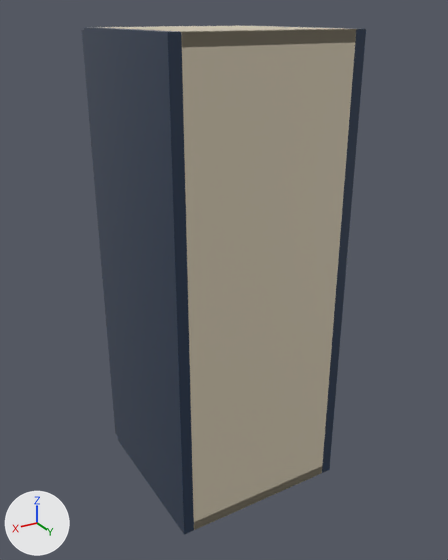
One commit to the glTF model storefront/public/cabinet-inventory/models/oppein-ply-bss-w1230.glb: the scene before it, then after it.
Before and after are seen from a 50 mm camera at (0.645, 0.692, 0.782) aimed at (0.145, -0.14, 0.365). Every picture has the same lights, and +X, +Y and +Z are marked at lower left. The older version comes first. Where no turn or scale is listed for an object, it has been applied to the vertices.

The first picture shows 'Cabinet back', 'Cabinet bottom', 'Cabinet side', 'Cabinet side.001', 'Cabinet top', 'Door'.
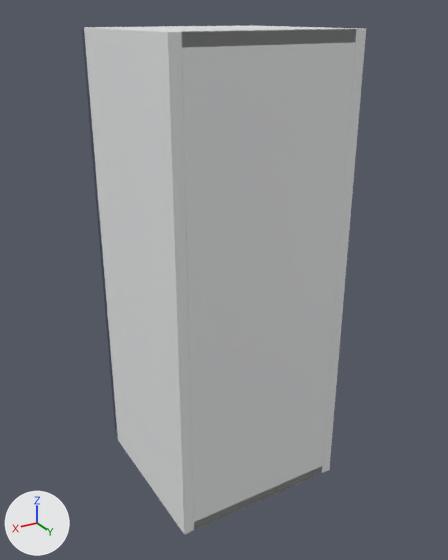
Changed parts and their boxes (x1, y1, x2, y2) in the pictures (448 x 560 px):
'Cabinet back', recoloured (beige to white)
    both: (180, 29, 356, 530)
'Cabinet side.001', recoloured (dark blue to white)
    both: (84, 27, 194, 535)
'Cabinet side', recoloured
    both: (249, 25, 366, 473)
'Cabinet top', recoloured
    both: (101, 26, 356, 48)
'Cabinet bottom', recoloured
    both: (194, 466, 322, 530)

The change, as a list of edits to the scene's bpy script:
```text
Add mat_white_cabinet_carcass:
    mat_white_cabinet_carcass = principled_material('White cabinet carcass')
    mat_white_cabinet_carcass.base_color = (0.82, 0.83, 0.835)  # white #eaebec
    mat_white_cabinet_carcass.roughness = 0.48
Change me_cube_002:
    where me_cube_002.from_pydata(...)  # 56 vertices, 108 faces; spans x -0.134..0.134, y -0.006..0.006, z -0.381..0.381
    remove me_cube_002.materials.append(mat_cabinet_interior___visual_interpretation)  # beige #daceb6
    add me_cube_002.materials.append(mat_white_cabinet_carcass)  # white #eaebec
Change me_cube_003:
    where me_cube_003.from_pydata(...)  # 56 vertices, 108 faces; spans x -0.134..0.134, y -0.142..0.142, z -0.009..0.009
    remove me_cube_003.materials.append(mat_cabinet_interior___visual_interpretation)  # beige #daceb6
    add me_cube_003.materials.append(mat_white_cabinet_carcass)  # white #eaebec
Change me_cube:
    where me_cube.from_pydata(...)  # 56 vertices, 108 faces; spans x -0.009..0.009, y -0.142..0.142, z -0.381..0.381
    remove me_cube.materials.append(mat_supplier_finish___blue_single_shaker)  # dark blue #24364f
    add me_cube.materials.append(mat_white_cabinet_carcass)  # white #eaebec
Change me_cube_001:
    where me_cube_001.from_pydata(...)  # 56 vertices, 108 faces; spans x -0.009..0.009, y -0.142..0.142, z -0.381..0.381
    remove me_cube_001.materials.append(mat_supplier_finish___blue_single_shaker)  # dark blue #24364f
    add me_cube_001.materials.append(mat_white_cabinet_carcass)  # white #eaebec
Change me_cube_004:
    where me_cube_004.from_pydata(...)  # 56 vertices, 108 faces; spans x -0.134..0.134, y -0.142..0.142, z -0.009..0.009
    remove me_cube_004.materials.append(mat_cabinet_interior___visual_interpretation)  # beige #daceb6
    add me_cube_004.materials.append(mat_white_cabinet_carcass)  # white #eaebec
```
